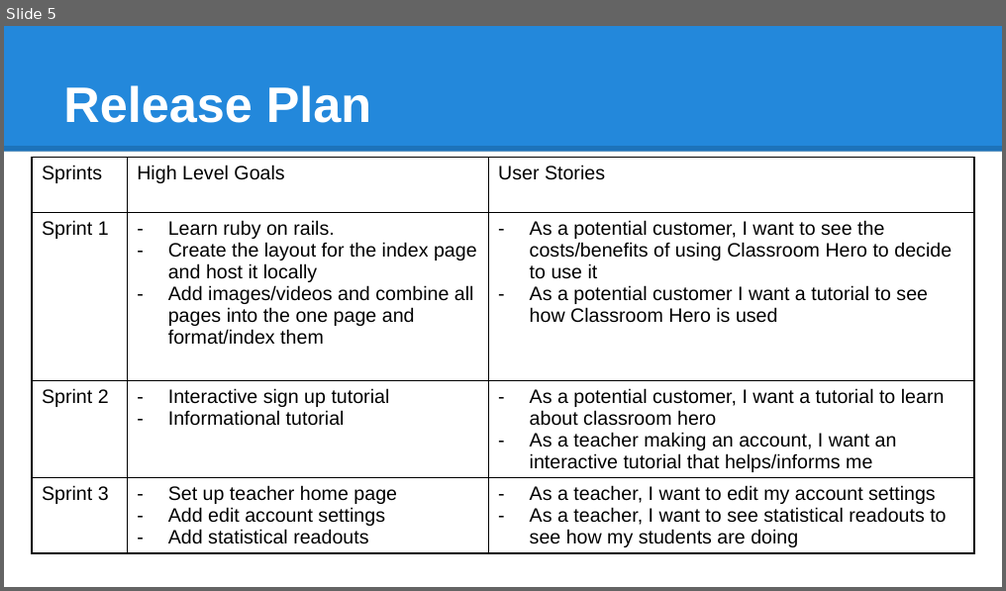
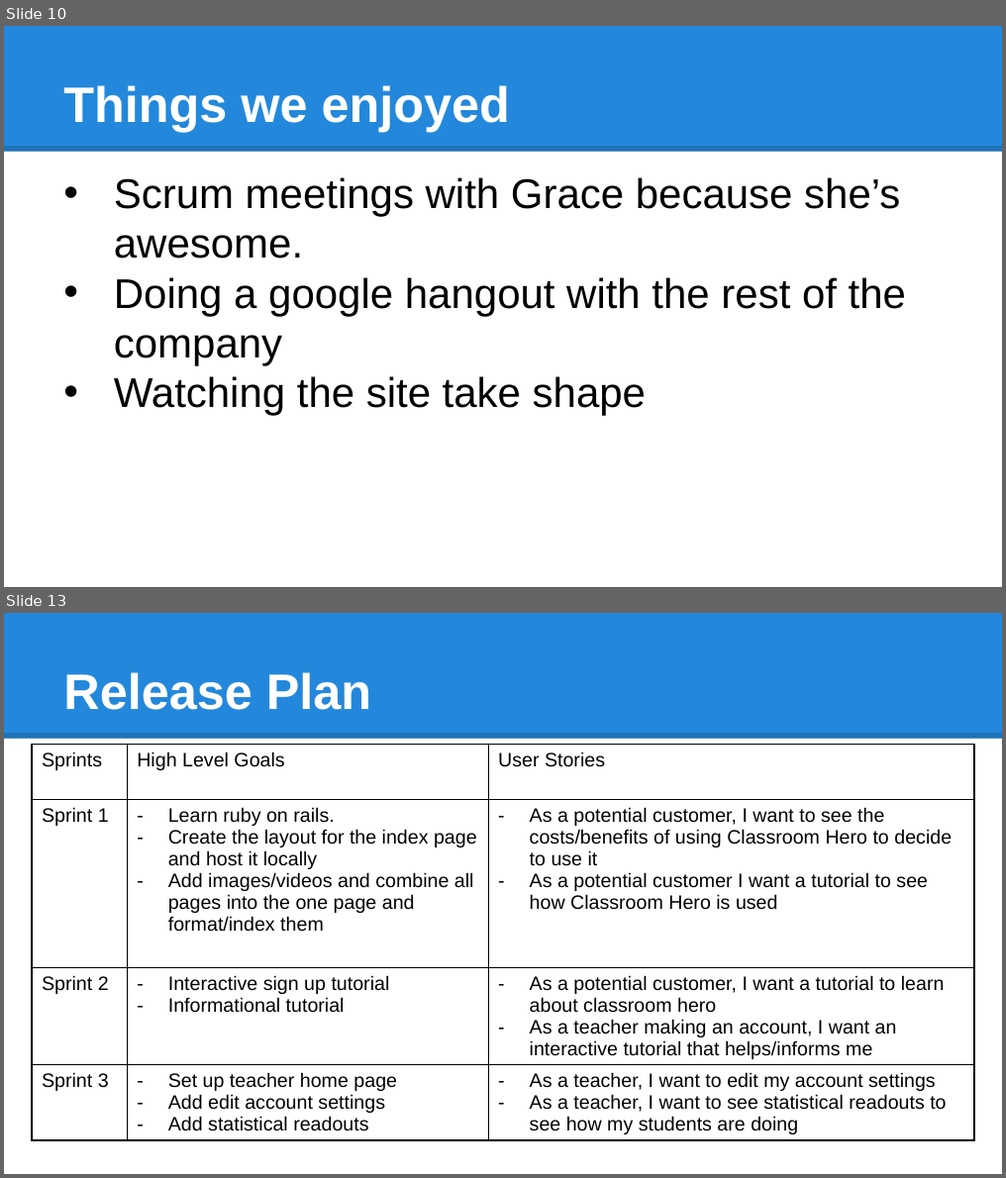
Before and after one commit to JoshNussbaum/classroom-hero-rails, a slide deck: CS115_Presentation.pptx. Shown one above the other, each under a label of ours: slide 5 before the commit, slides 10 and 13 after it; the slides between them are not shown. The pictures are 1006x591 and 1006x1178 pixels, drawn with LibreOffice and Linux fonts; fonts in the diff are those of the drawing. Boxes give left, top, right and bottom in pixels: in the first picture for what was removed or moved away, otherwise in the second. Text is boxed around its words. In the diff, an @@ line names an element or a change of style, - is before the commit and + after.

```diff
--- a/CS115_Presentation.pptx
+++ b/CS115_Presentation.pptx
@@ slide 10 added at <box>4,26,1002,587</box>, background #FFFFFF; not listed: 2 template elements that a slide beside it also shows @@
@@ title added at <box>63,85,510,131</box>, 36 pt, text #FFFFFF, bold @@
+Things we enjoyed
@@ text added at <box>114,177,906,416</box>, 30 pt, text #000000 @@
+• Scrum meetings with Grace because she’s awesome.
+• Doing a google hangout with the rest of the company
+• Watching the site take shape
@@ what was slide 5 is now slide 13 @@
```
Also in this commit, not shown: 2 slides changed, 9 other slides added, 2 slides removed, 6 other files.
